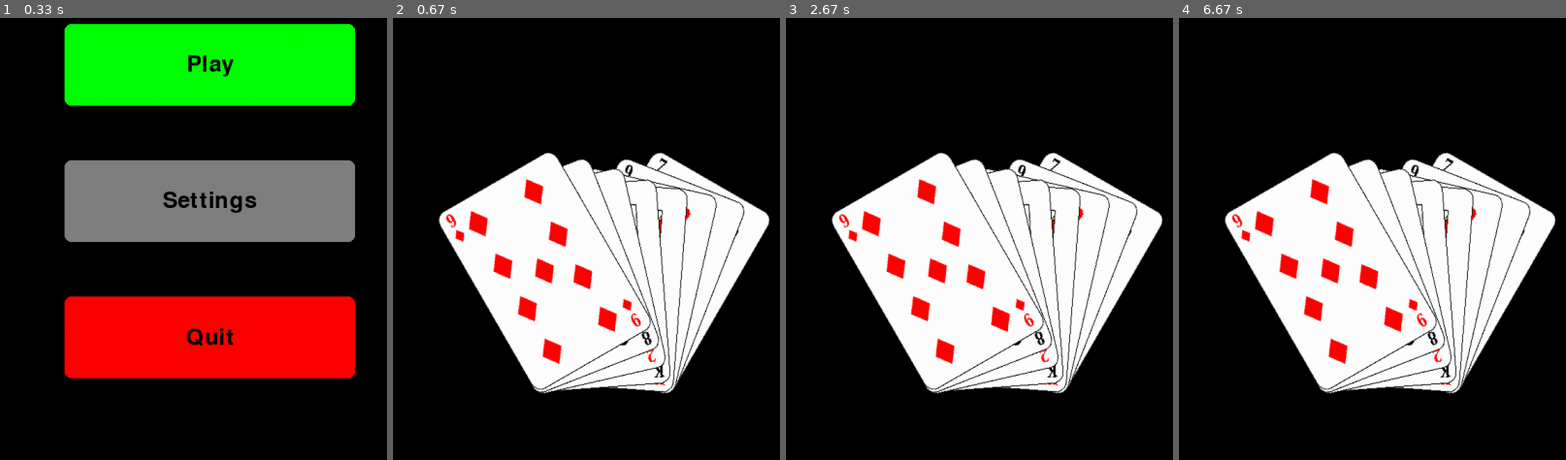
Above: before the commit, frames 1-4 (left to right).
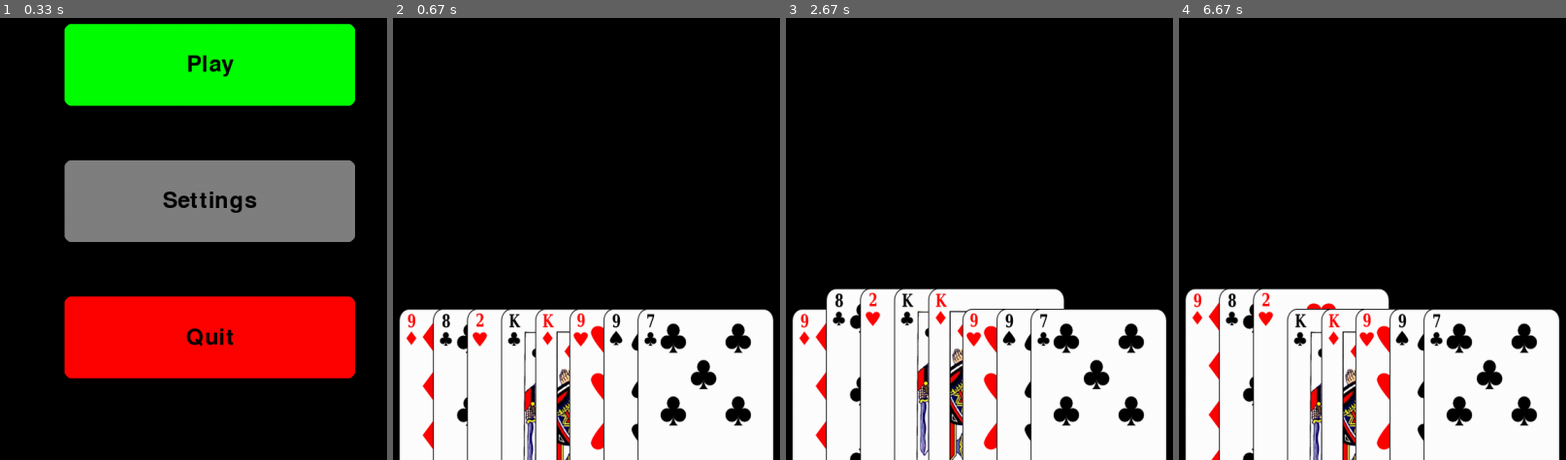
Above: after the commit, the same moments.

Repository: schaman1/P_Marko
Game: pygame game, started from game/main.py
The game is run twice, just before and just after one commit, with the same random seed, the same clock (stepped at 60 frames per second) and the same inputs.
Inputs (mouse positions are in pixels of both pictures, inside the frame that each line leads up to):
- Up to frame 1 (0.33 s): no input
- Up to frame 2 (0.67 s): click "Play" at 0.38 s
- Up to frame 3 (2.67 s): click (1080, 322) at 0.72 s; click (outside the picture) at 1.05 s; click (956, 340) at 2.38 s
- Up to frame 4 (6.67 s): click (1360, 132) at 2.72 s; click (1260, 358) at 6.55 s

Frame 1 is identical in both runs. In frame 2, 50% of the frame differs, in the area x 1-99%, y 30-100%; in frame 3, 49%; in frame 4, 50%.

Commit message:
fin, debut reseau

Diff:
--- a/game/C_card.py
+++ b/game/C_card.py
@@ -8,6 +8,8 @@
         self.power = power
         self.color = color
         self.pos = (0,0)  # Position de la carte à l'écran
+        self.ephPos = (0,0)  # Position éphémère pour les animations
+        self.mouseOver = False  # Si la souris est au-dessus de la carte
 
         self.angle = 0 #it a ne pas garder
 
@@ -18,28 +20,23 @@
 
         self.rect = self.image.get_rect()  # Get the rectangle of the image for positioning
 
+    def mouseOn(self,mouse_pos):
+        """Retourne True si la souris est sur la carte"""
+        return self.rect.collidepoint(mouse_pos)
+
+    def findPos(self):
+
+        if self.mouseOn(pygame.mouse.get_pos()):
+            self.mouseOver = True
+            return (self.pos[0], self.pos[1] - 30)  # Décale la carte vers le haut si la souris est dessus
+        else:
+            self.mouseOver = False
+            return self.pos
+
     def draw(self, screen):
         """Draw the card on the screen at the given position"""
-        self.rect.center = self.pos  # centre la carte sur la position voulue
-        screen.blit(self.rot_img, self.rect.topleft)
 
-    def rotate_around_pivot(self, pivot, angle):
-        """
-        Fait tourner la carte autour d’un pivot global (ex: bas de l’écran)
-        pivot : (x, y)
-        angle : en degrés
-        """
-        rad = math.radians(angle)
+        self.posEph = self.findPos()
 
-        # Point de référence (le centre actuel de la carte)
-        cx, cy = self.pos
-
-        # Calcul de la nouvelle position après rotation autour du pivot
-        x = math.cos(rad) * (cx - pivot[0]) - math.sin(rad) * (cy - pivot[1]) + pivot[0]
-        y = math.sin(rad) * (cx - pivot[0]) + math.cos(rad) * (cy - pivot[1]) + pivot[1]
-
-        # Rotation de l’image
-        self.rot_img = pygame.transform.rotate(self.image, angle)
-
-        # Mise à jour du rect centré sur la nouvelle position
-        self.rect = self.rot_img.get_rect(center=(x, y))
+        self.rect.center = self.posEph  # centre la carte sur la position voulue
+        screen.blit(self.rot_img, self.rect.topleft )  # Décale la carte vers le haut si la souris est dessus
--- a/game/C_inGame.py
+++ b/game/C_inGame.py
@@ -14,41 +14,19 @@
         self.playerHand = []  # Cartes en main du joueur
 
     def createHand(self):
-        """Crée la main du joueur avec effet éventail réaliste"""
+        """Crée la main du joueur"""
         shuffle(self.availableCards)
-
-        # Pivot commun (point depuis lequel on "tient" les cartes)
-        pivot = (self.Size[0] / 2, self.Size[1] * 1.15)
-
-        # Configuration de l’éventail
-        angle_start = 30                     # angle de la première carte (à gauche)
-        angle_step = -60 / (self.deckSize - 1) # écart d’angle entre les cartes
-        spread = 200                          # largeur de l’éventail (décalage horizontal)
-        lift = 30                             # petit décalage vertical pour la courbe
 
         for i in range(self.deckSize):
             card = self.availableCards.pop()
-
-            # Calcul de l’angle propre à cette carte
-            card.angle = angle_start + i * angle_step
-
-            # Décalage latéral pour étaler les cartes
-            offset_x = (i - (self.deckSize - 1) / 2) * (spread / self.deckSize)
-            offset_y = -abs(i - (self.deckSize - 1) / 2) * lift / (self.deckSize / 2)
-
-            # Position de base avant rotation
-            base_pos = (pivot[0] + offset_x, self.Size[1] * 0.65 + offset_y)
-            card.pos = base_pos
-
-            # Appliquer la rotation autour du pivot
-            card.rotate_around_pivot(pivot, card.angle)
-
+            card.pos = (self.Size[0]//2 + (i - self.deckSize//2) * 50, self.Size[1]*0.9)
             self.playerHand.append(card)
 
     def drawPlayerHand(self):
         """Affiche toutes les cartes du joueur"""
-        # Pour un bel ordre d’affichage, on dessine de la carte la plus inclinée à la plus droite
-        for card in sorted(self.playerHand, key=lambda c: c.angle):
+
+
+        for card in self.playerHand:
             card.draw(self.screen)
 
     def drawAll(self):
--- /dev/null
+++ b/game/regleGame/regle.txt
@@ -0,0 +1,10 @@
+But : avoir le plus d'argent
+
+Style : Poker
+
+Jeu dure 10 tours
+
+regle : a la fin de chaque manche de poker, gagne de l'argent et peux en dépenser pour avoir une augmente.
+Ex : carte vaut comme deviens un 2 etc
+
+Tout les 3 tours : carte bonus arrive
